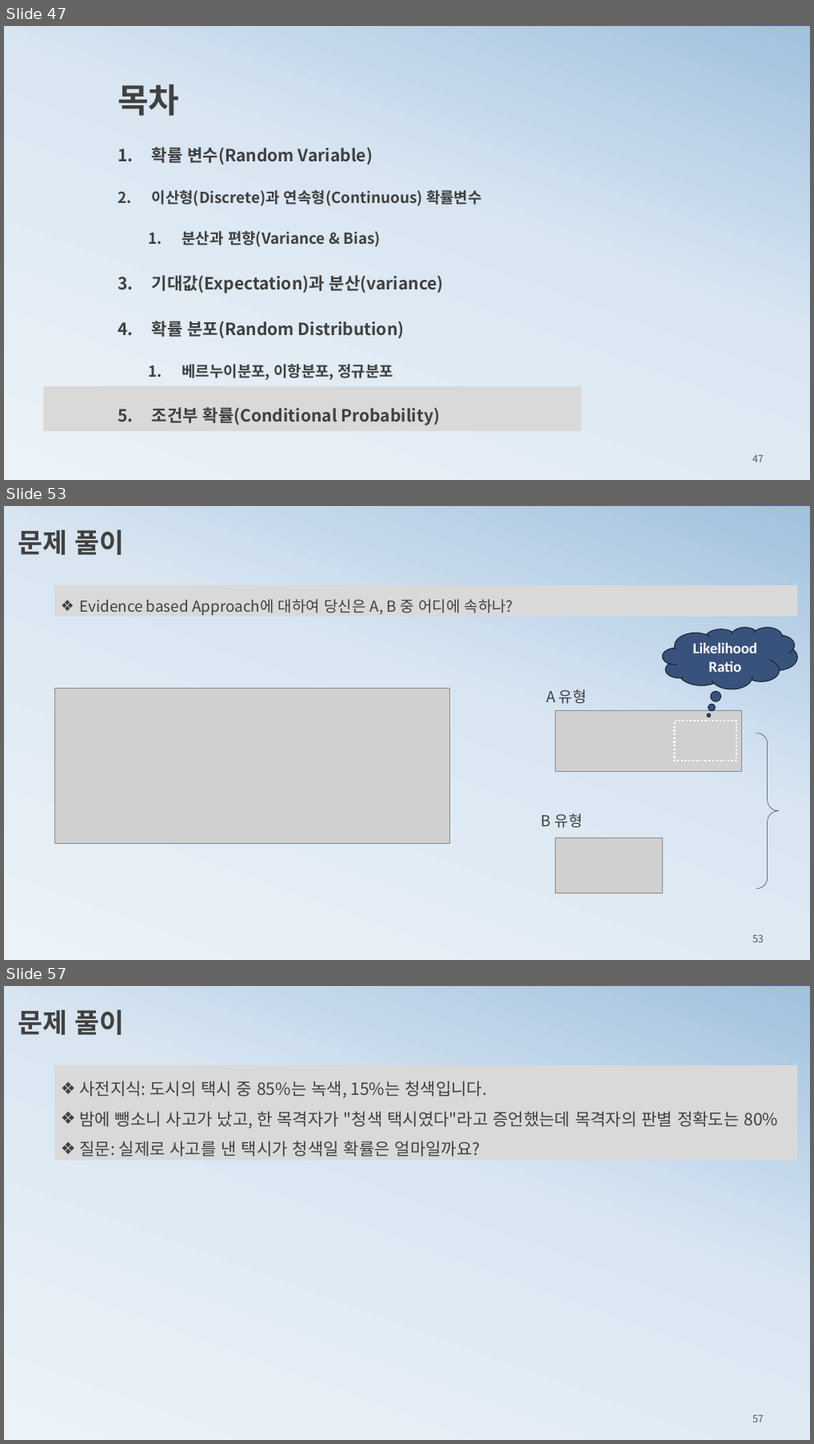
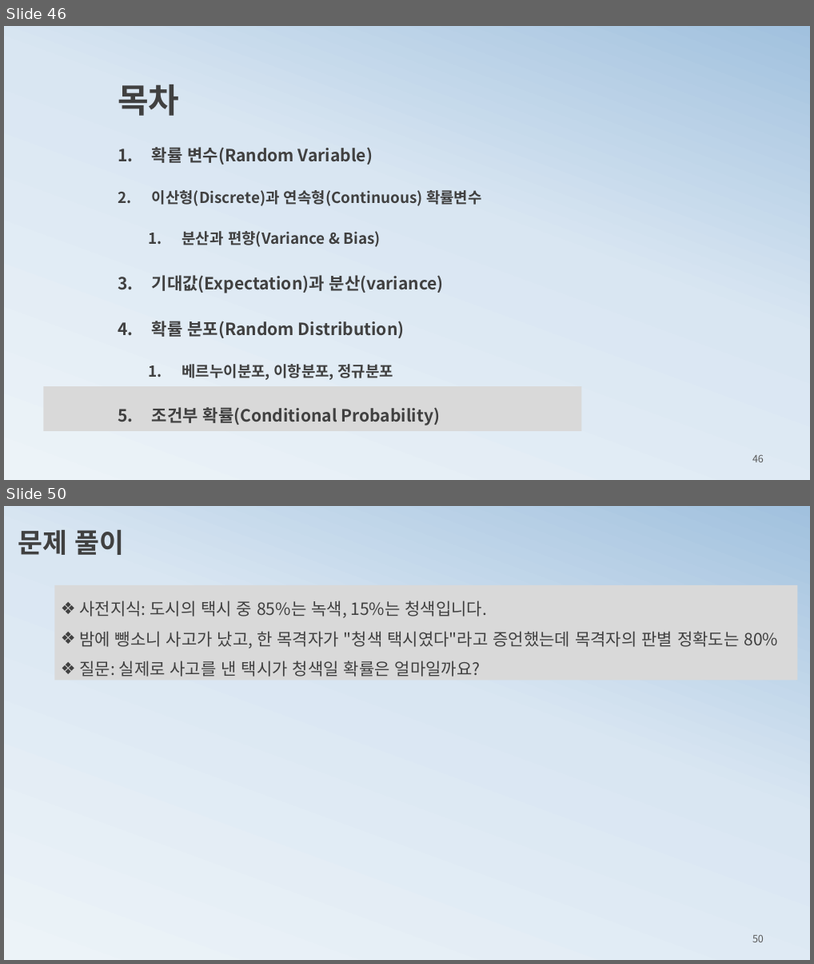
Before and after one commit to ancestor9/mathematics-for-machine-learning, a slide deck: 2_probability theory for machine learning.pptx. Shown one above the other, each under a label of ours: slides 47, 53 and 57 before the commit, slides 46 and 50 after it; the slides between them are not shown. The pictures are 814x1444 and 814x964 pixels, drawn with LibreOffice and Linux fonts; fonts in the diff are those of the drawing; grey boxes stand for pictures. Boxes give left, top, right and bottom in pixels: in the first picture for what was removed or moved away, otherwise in the second. Text is boxed around its words. In the diff, an @@ line names an element or a change of style, - is before the commit and + after.

```diff
--- a/2_probability theory for machine learning.pptx
+++ b/2_probability theory for machine learning.pptx
@@ slide 53 removed at (x1=4, y1=506, x2=810, y2=960), background gradient #ECF3F8 to #D9E6F2 to #A1C1DE @@
@@ text removed at (x1=18, y1=530, x2=124, y2=555) @@
-문제 풀이
@@ rectangle removed at (x1=55, y1=585, x2=798, y2=616) @@
-❖ Evidence based Approach에 대하여 당신은 A, B 중 어디에 속하나?
@@ thought cloud removed at (x1=662, y1=627, x2=798, y2=688) @@
-Likelihood Ratio
@@ picture removed at (x1=55, y1=688, x2=450, y2=843) @@
@@ text removed at (x1=546, y1=689, x2=587, y2=704) @@
-A 유형
@@ picture removed at (x1=556, y1=711, x2=742, y2=772) @@
@@ rectangle removed at (x1=675, y1=720, x2=737, y2=760) @@
@@ left brace removed at (x1=757, y1=733, x2=779, y2=888) @@
@@ text removed at (x1=542, y1=813, x2=583, y2=828) @@
-B 유형
@@ picture removed at (x1=556, y1=838, x2=662, y2=893) @@
@@ page number removed at (x1=753, y1=934, x2=764, y2=942) @@
-53
@@ what was slide 47 is now slide 46 @@
@@ page number at (x1=753, y1=454, x2=764, y2=462): text changed @@
-47
+46
@@ what was slide 57 is now slide 50 @@
@@ page number at (x1=753, y1=934, x2=764, y2=942): text changed @@
-57
+50
```
Also in this commit, not shown: 4 slides changed, 3 slides added, 11 other slides removed, 1 other file.
